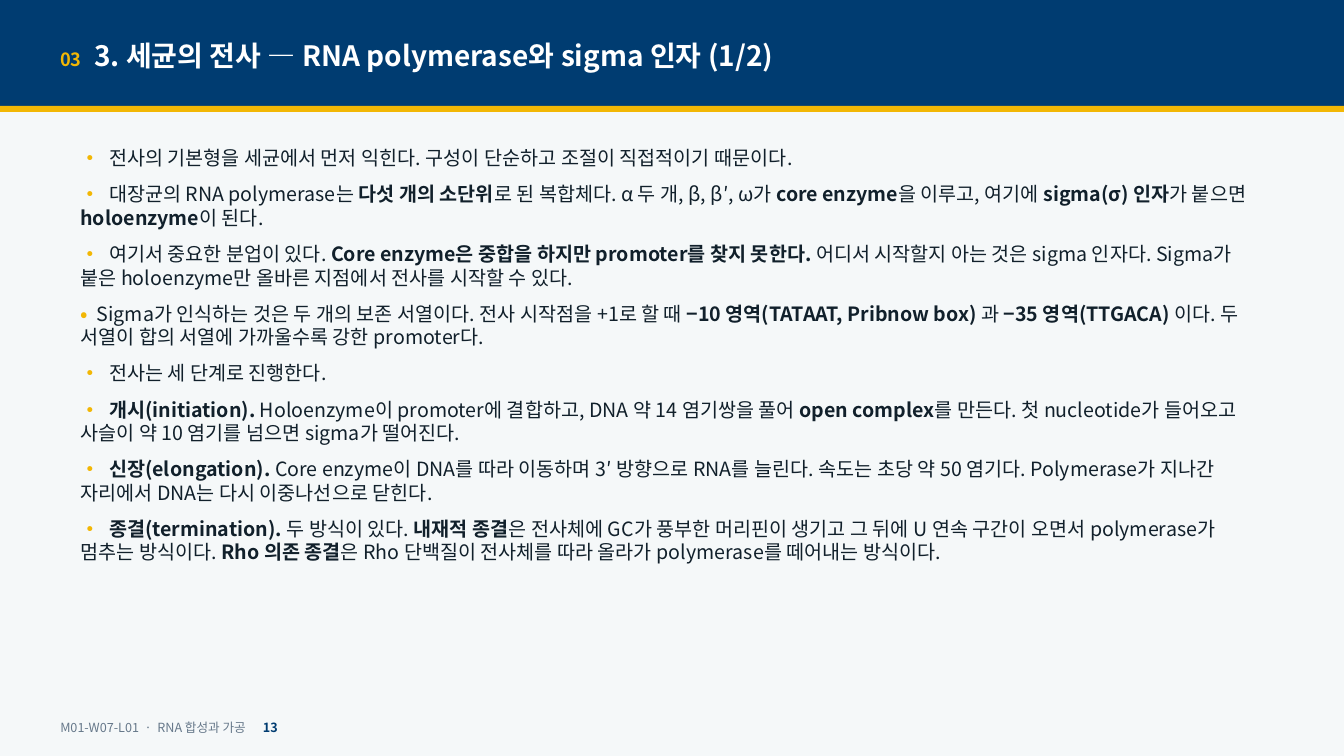
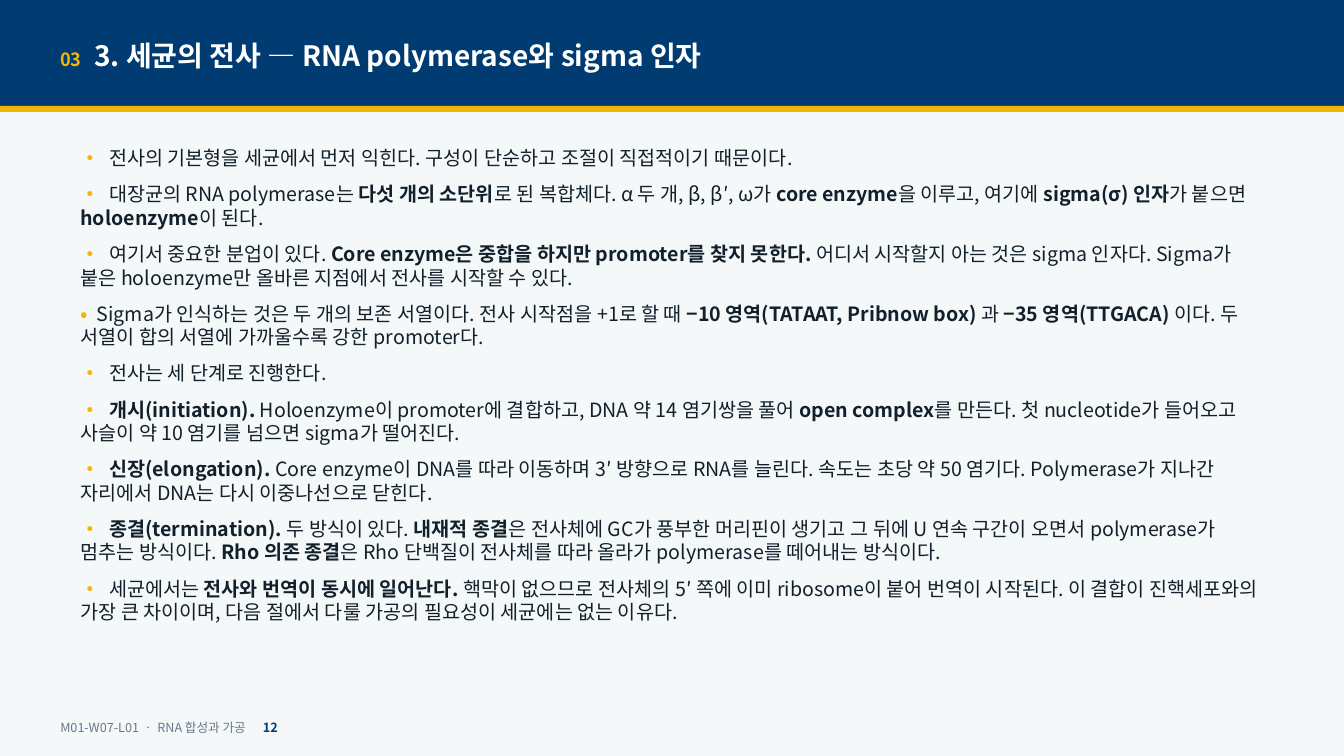
Before and after one commit to hoperiasd2/hoperiasd2.github.io, a slide deck: slide 12 of curriculum/M01/W07/L01/slides.pptx (slide 13 before the commit). Drawn at 1344x756 pixels with LibreOffice and Linux fonts; fonts in the diff are those of the drawing. Boxes give left, top, right and bottom in pixels: in the first picture for what was removed or moved away, otherwise in the second. Text is boxed around its words. In the diff, an @@ line names an element or a change of style, - is before the commit and + after.

```diff
--- a/curriculum/M01/W07/L01/slides.pptx
+++ b/curriculum/M01/W07/L01/slides.pptx
@@ text at (x1=60, y1=42, x2=702, y2=73): text changed @@
-03 3. 세균의 전사 — RNA polymerase와 sigma 인자 (1/2)
+03 3. 세균의 전사 — RNA polymerase와 sigma 인자
@@ text at (x1=80, y1=579, x2=1257, y2=623): paragraph added @@
+• 세균에서는 전사와 번역이 동시에 일어난다. 핵막이 없으므로 전사체의 5′ 쪽에 이미 ribosome이 붙어 번역이 시작된다. 이 결합이 진핵세포와의 가장 큰 차이이며, 다음 절에서 다룰 가공의 필요성이 세균에는 없는 이유다.
```
Also in this commit, not shown: 48 other slides changed, 7 slides added, 7 other files.
